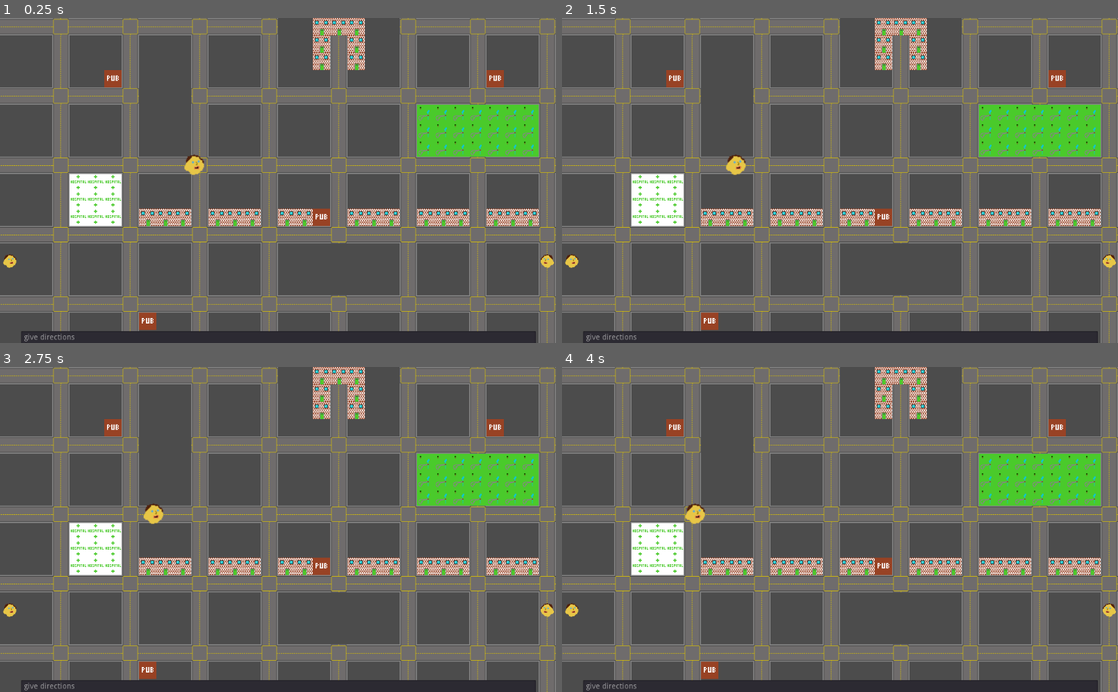
Above: before the commit, frames 1-4 (two rows, left to right).
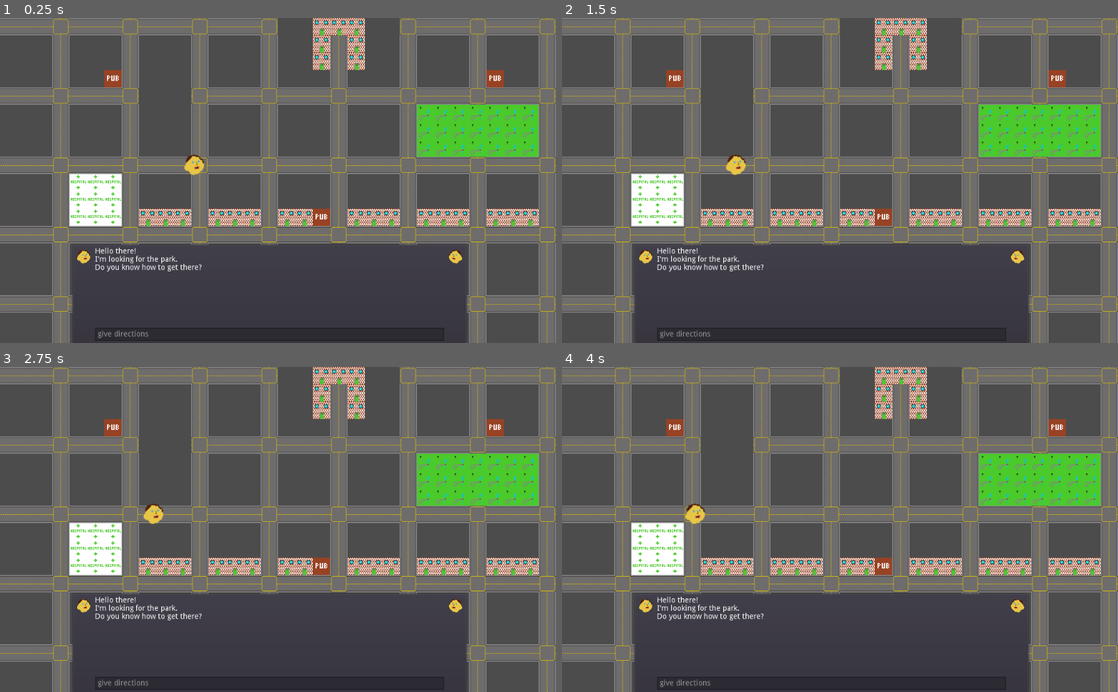
Above: after the commit, the same moments.

Repository: rikkiprince/ggj21-wfh-lost-and-found
Game: Godot game, scene res://TilemapTest.tscn
The game is run twice, just before and just after one commit, with the same random seed, the same clock (stepped at 60 frames per second) and the same inputs.
Inputs:
- Up to frame 1 (0.25 s): no input
- Up to frame 2 (1.5 s): no input
- Up to frame 3 (2.75 s): no input
- Up to frame 4 (4 s): no input

The runs differ from the first frame. In frame 1, 8.5% of the frame differs, in the area x 0-100%, y 69-100%; in frame 2, 8.5%; in frame 3, 8.5%; in frame 4, 8.5%.

Commit message:
Add ability to enter directions.

Diff:
--- /dev/null
+++ b/godot-project/Conversation.gd
@@ -0,0 +1,6 @@
+extends RichTextLabel
+
+func _on_Speech_text_entered(new_text):
+	push_align(RichTextLabel.ALIGN_RIGHT)
+	add_text("\n"+new_text)
+	pop()
--- /dev/null
+++ b/godot-project/Speech.gd
@@ -0,0 +1,4 @@
+extends LineEdit
+
+func _on_Speech_text_entered(new_text):
+	clear()
--- a/godot-project/TilemapTest.tscn
+++ b/godot-project/TilemapTest.tscn
@@ -1,10 +1,12 @@
-[gd_scene load_steps=7 format=2]
+[gd_scene load_steps=9 format=2]
 
 [ext_resource path="res://Lost and Found v0.1 tileset.png" type="Texture" id=1]
 [ext_resource path="res://tourist1.png" type="Texture" id=2]
 [ext_resource path="res://MoveTourist.gd" type="Script" id=3]
 [ext_resource path="res://TileMap.gd" type="Script" id=4]
 [ext_resource path="res://Level1.gd" type="Script" id=5]
+[ext_resource path="res://Conversation.gd" type="Script" id=6]
+[ext_resource path="res://Speech.gd" type="Script" id=7]
 
 [sub_resource type="TileSet" id=1]
 0/name = "Lost and Found v0.1 tileset.png 0"
@@ -141,46 +143,62 @@
 scale = Vector2( 1.5, 1.5 )
 texture = ExtResource( 2 )
 
-[node name="GridContainer" type="HBoxContainer" parent="."]
-margin_left = 3.0
-margin_top = 432.0
-margin_right = 1023.0
-margin_bottom = 602.0
+[node name="PanelContainer" type="PanelContainer" parent="."]
+margin_left = 132.0
+margin_top = 417.0
+margin_right = 861.0
+margin_bottom = 603.0
 __meta__ = {
 "_edit_use_anchors_": false
 }
 
-[node name="TextureRect" type="TextureRect" parent="GridContainer"]
+[node name="GridContainer" type="HBoxContainer" parent="PanelContainer"]
+margin_left = 7.0
+margin_top = 7.0
+margin_right = 722.0
+margin_bottom = 179.0
+__meta__ = {
+"_edit_use_anchors_": false
+}
+
+[node name="TextureRect" type="TextureRect" parent="PanelContainer/GridContainer"]
 margin_right = 32.0
-margin_bottom = 170.0
+margin_bottom = 172.0
 texture = ExtResource( 2 )
 
-[node name="VBoxContainer" type="VBoxContainer" parent="GridContainer"]
+[node name="VBoxContainer" type="VBoxContainer" parent="PanelContainer/GridContainer"]
 margin_left = 36.0
-margin_right = 984.0
-margin_bottom = 170.0
+margin_right = 679.0
+margin_bottom = 172.0
 size_flags_horizontal = 7
 size_flags_vertical = 3
 
-[node name="RichTextLabel" type="RichTextLabel" parent="GridContainer/VBoxContainer"]
-margin_right = 948.0
-margin_bottom = 142.0
+[node name="Conversation" type="RichTextLabel" parent="PanelContainer/GridContainer/VBoxContainer"]
+margin_right = 643.0
+margin_bottom = 144.0
 size_flags_vertical = 3
-
-[node name="LineEdit" type="LineEdit" parent="GridContainer/VBoxContainer"]
-margin_top = 146.0
-margin_right = 948.0
-margin_bottom = 170.0
+text = "Hello there!
+I'm looking for the park.
+Do you know how to get there?"
+script = ExtResource( 6 )
+
+[node name="Speech" type="LineEdit" parent="PanelContainer/GridContainer/VBoxContainer"]
+margin_top = 148.0
+margin_right = 643.0
+margin_bottom = 172.0
 size_flags_horizontal = 7
 size_flags_stretch_ratio = 7.02
 placeholder_text = "give directions"
+script = ExtResource( 7 )
 __meta__ = {
 "_edit_use_anchors_": false
 }
 
-[node name="TextureRect2" type="TextureRect" parent="GridContainer"]
-margin_left = 988.0
-margin_right = 1020.0
-margin_bottom = 170.0
+[node name="TextureRect2" type="TextureRect" parent="PanelContainer/GridContainer"]
+margin_left = 683.0
+margin_right = 715.0
+margin_bottom = 172.0
 texture = ExtResource( 2 )
 flip_h = true
+[connection signal="text_entered" from="PanelContainer/GridContainer/VBoxContainer/Speech" to="PanelContainer/GridContainer/VBoxContainer/Conversation" method="_on_Speech_text_entered"]
+[connection signal="text_entered" from="PanelContainer/GridContainer/VBoxContainer/Speech" to="PanelContainer/GridContainer/VBoxContainer/Speech" method="_on_Speech_text_entered"]
